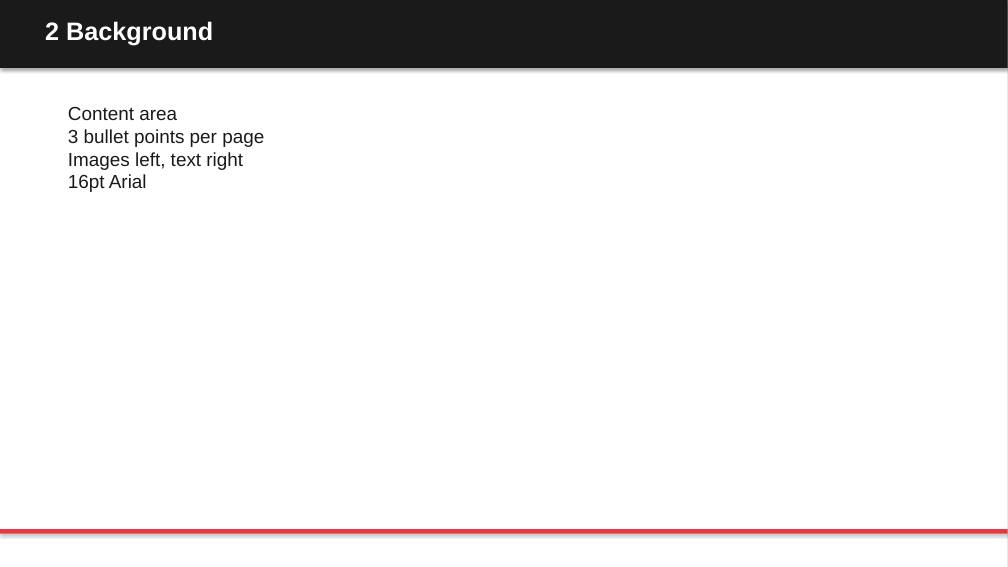
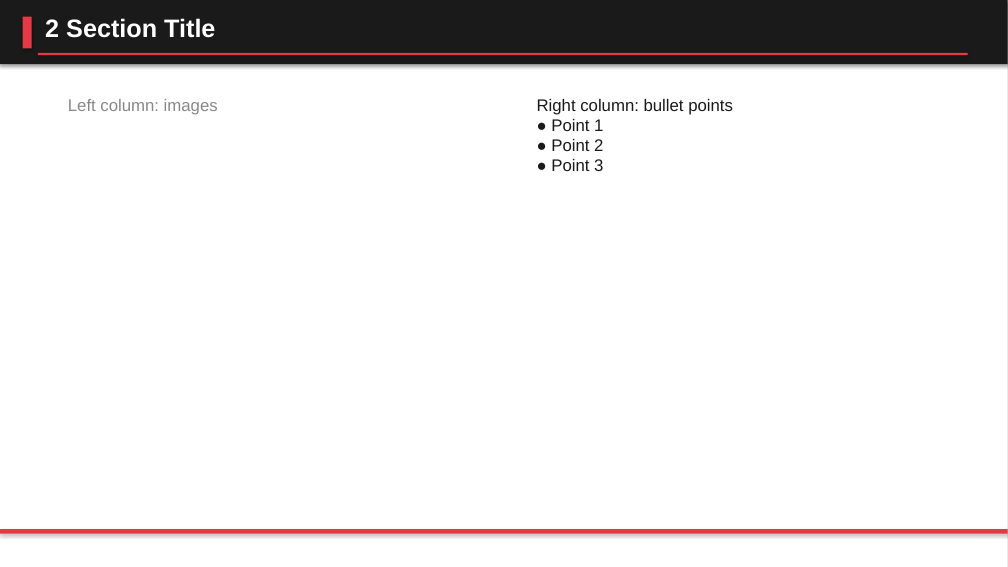
Before and after one commit to moonstarWng/PaperDeck, a slide deck: slide 7 of demo2/template.pptx. Drawn at 1008x567 pixels with LibreOffice and Linux fonts; fonts in the diff are those of the drawing. Boxes give left, top, right and bottom in pixels: in the first picture for what was removed or moved away, otherwise in the second. Text is boxed around its words. In the diff, an @@ line names an element or a change of style, - is before the commit and + after.

Commit message:
fix: Swiss 模板内容页重建 -- 黑色标题栏+红色装饰+图文左右分区布局

```diff
--- a/demo2/template.pptx
+++ b/demo2/template.pptx
@@ rectangle: place and size @@
-rectangle at bbox=[0, 0, 1008, 68]
+rectangle at bbox=[0, 0, 1008, 64]
@@ rectangle added at bbox=[23, 17, 32, 48], fill #E63946 @@
@@ text at bbox=[45, 18, 215, 38]: text changed @@
-2 Background
+2 Section Title
@@ rectangle added at bbox=[38, 53, 968, 55], fill #E63946 @@
@@ text removed at bbox=[68, 107, 264, 192] @@
-Content area
-3 bullet points per page
-Images left, text right
-16pt Arial
@@ text added at bbox=[68, 99, 218, 115], 16 pt, text #888888 @@
+Left column: images
@@ text added at bbox=[537, 99, 733, 171], 16 pt, text #1A1A1A @@
+Right column: bullet points
+● Point 1
+● Point 2
+● Point 3
```
